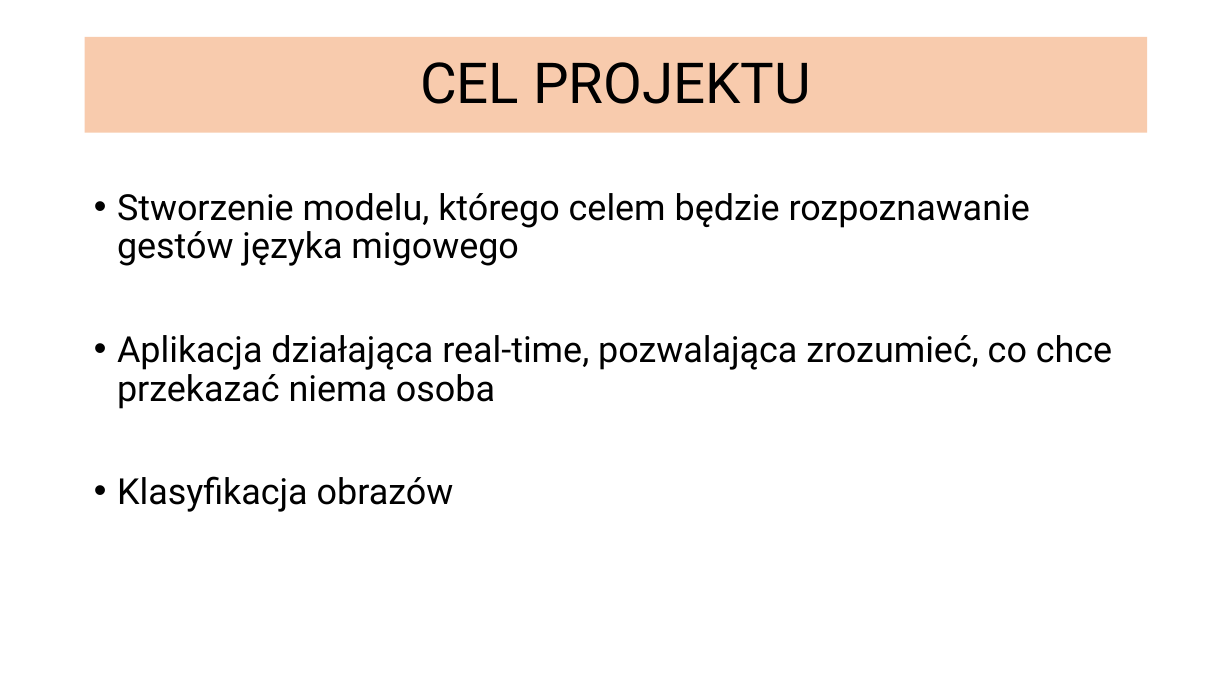
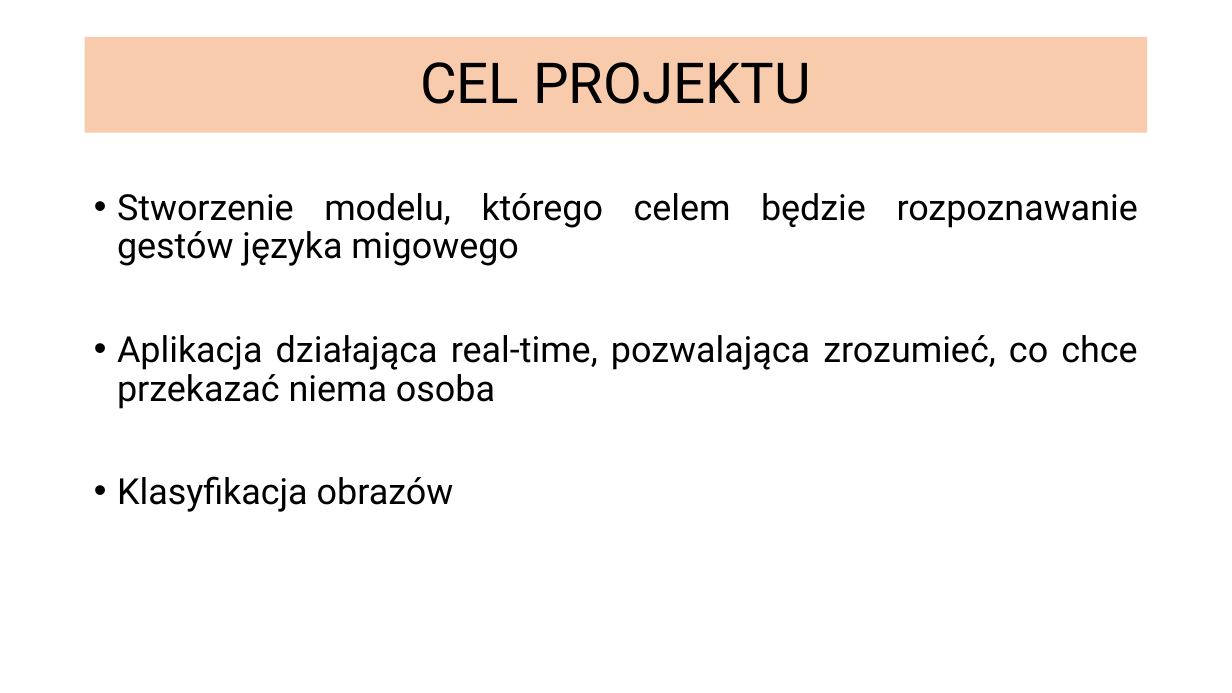
Before and after one commit to infoshareacademy/jdszr7-code-breakers, a slide deck: slide 4 of projekt_dl/SIGN LANGAUGE MNIST.pptx. Drawn at 1232x693 pixels with LibreOffice and Linux fonts; fonts in the diff are those of the drawing. Boxes give left, top, right and bottom in pixels: in the first picture for what was removed or moved away, otherwise in the second. Text is boxed around its words. In the diff, an @@ line names an element or a change of style, - is before the commit and + after.

```diff
--- a/projekt_dl/SIGN LANGAUGE MNIST.pptx
+++ b/projekt_dl/SIGN LANGAUGE MNIST.pptx
@@ text "Stworzenie modelu, którego celem będzie ..." at box(117, 193, 1138, 512): alignment left to justified @@
```
Also in this commit, not shown: 3 other slides changed, 1 slide added, 1 other file.
